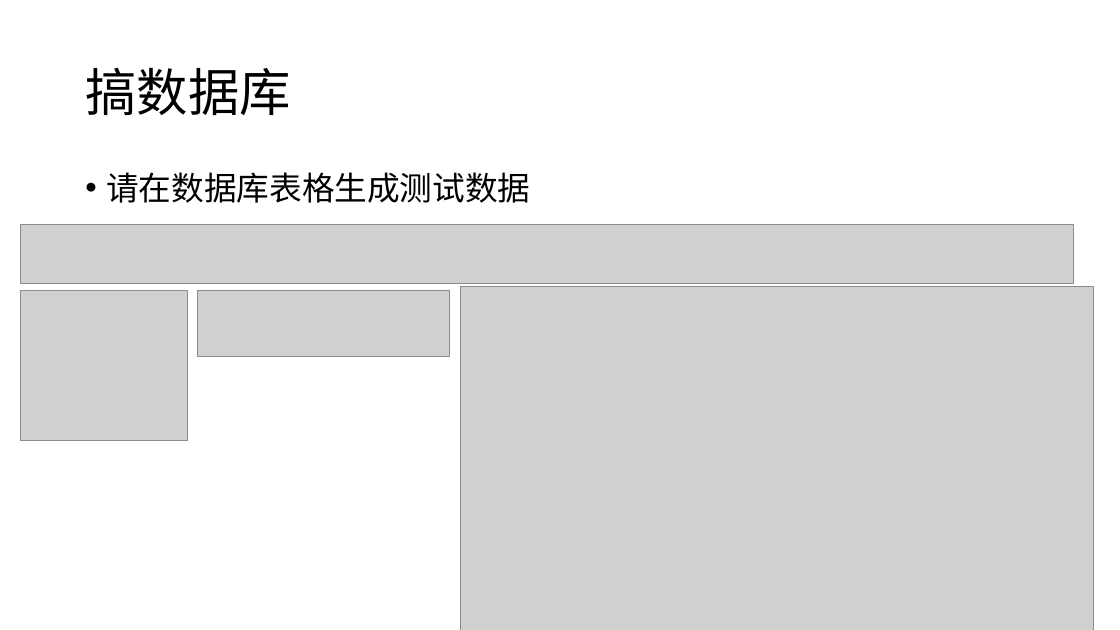
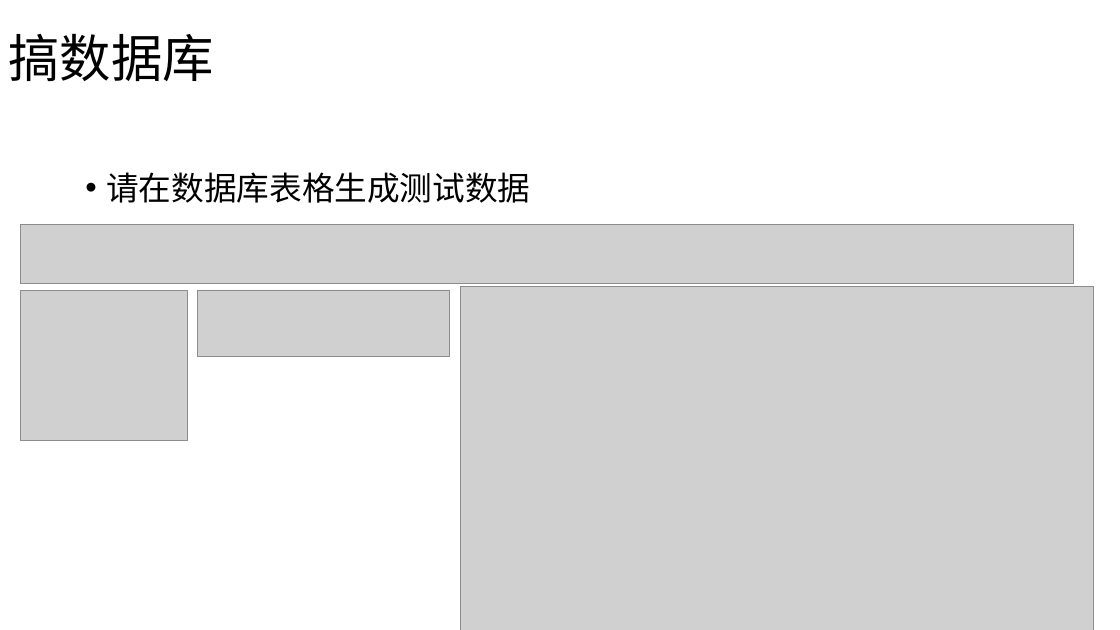
Before and after one commit to a0956610123/mytolist, a slide deck: slide 2 of doc/操作手册.pptx. Drawn at 1120x630 pixels with LibreOffice and Linux fonts; fonts in the diff are those of the drawing; grey boxes stand for pictures. Boxes give left, top, right and bottom in pixels: in the first picture for what was removed or moved away, otherwise in the second. Text is boxed around its words. In the diff, an @@ line names an element or a change of style, - is before the commit and + after.

```diff
--- a/doc/操作手册.pptx
+++ b/doc/操作手册.pptx
@@ title "搞数据库": place and size @@
-title "搞数据库" at [85, 67, 290, 115]
+title "搞数据库" at [8, 33, 213, 81]
```
Also in this commit, not shown: 4 other slides changed, 7 slides added, 13 slides removed.
